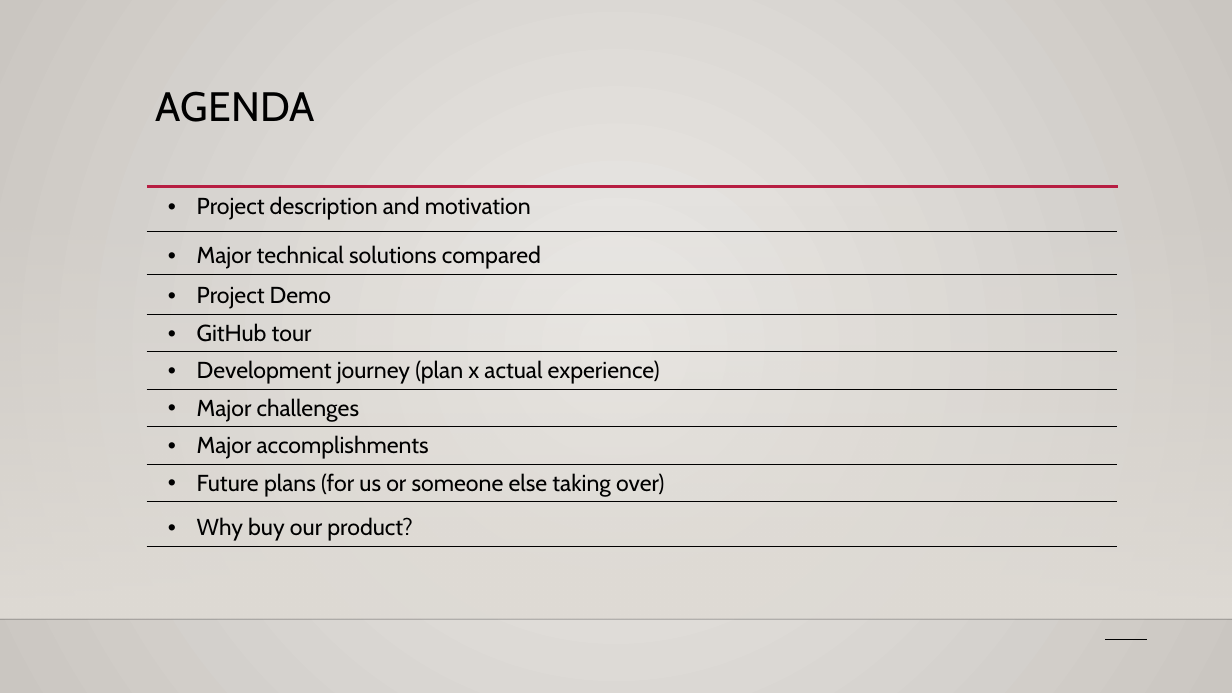
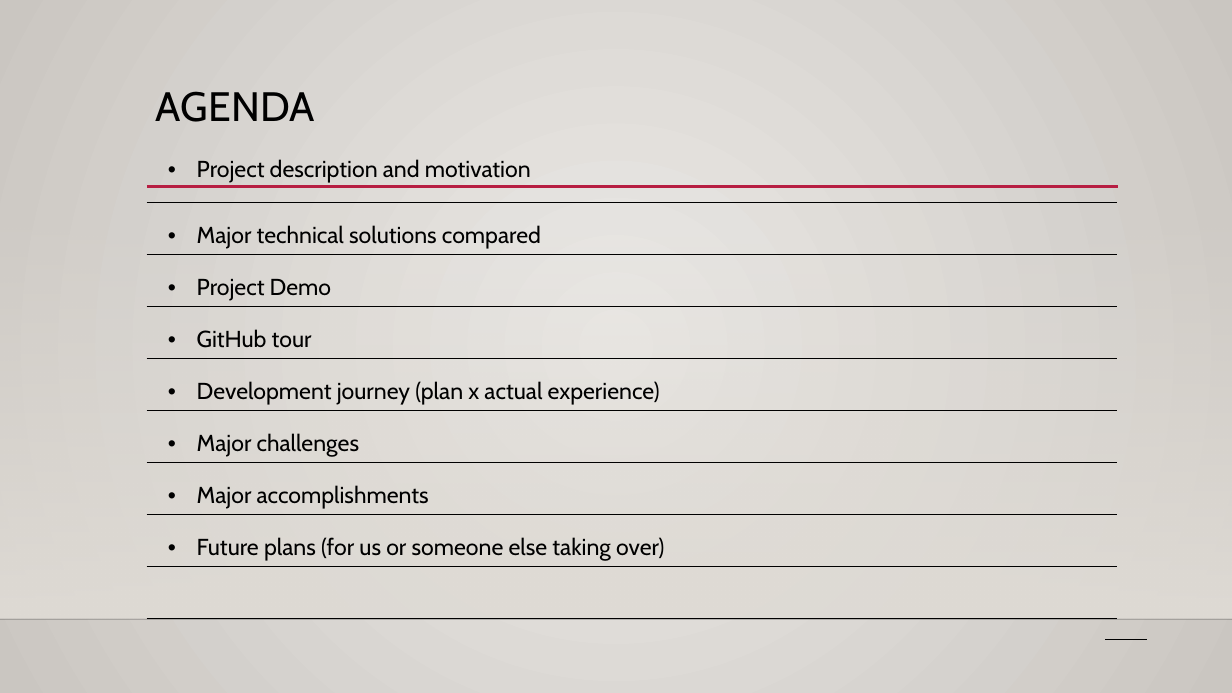
Before and after one commit to seli-hom/Unix-Final, a slide deck: slide 2 of Unix Presentation.pptx. Drawn at 1232x693 pixels with LibreOffice and Linux fonts; fonts in the diff are those of the drawing; background and template pictures are left out. Boxes give left, top, right and bottom in pixels: in the first picture for what was removed or moved away, otherwise in the second. Text is boxed around its words. In the diff, an @@ line names an element or a change of style, - is before the commit and + after.

```diff
--- a/Unix Presentation.pptx
+++ b/Unix Presentation.pptx
@@ table at (x1=147, y1=151, x2=1117, y2=693) @@
-row 9: Why buy our product?
+row 10: 
@@ table resized from (x1=147, y1=188, x2=1117, y2=619) to (x1=147, y1=151, x2=1117, y2=693) @@
```
Also in this commit, not shown: 4 other slides changed, 1 slide added, 2 slides removed.
